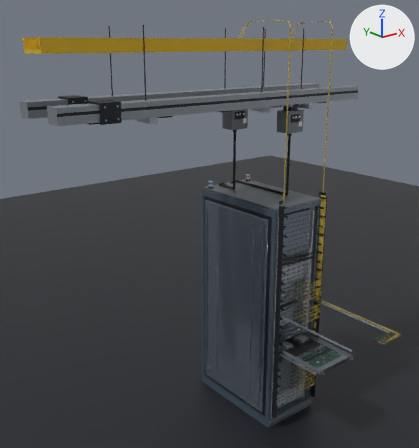
Renders of the glTF model public/models/compute-rack-gb200.glb from each side of a commit.
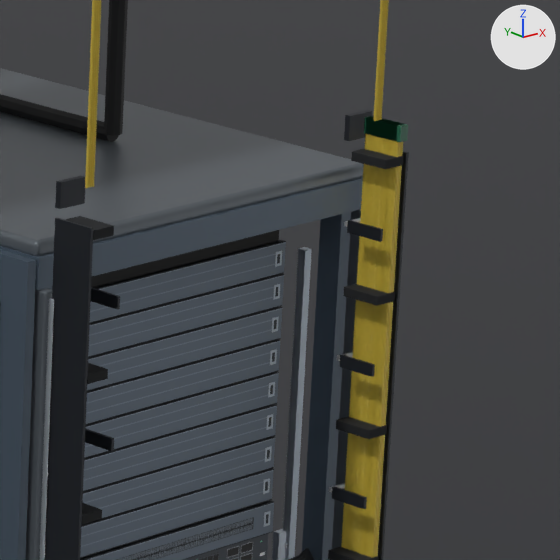
The first picture shows the older version from a 50 mm lens placed at (-3.86, -4.03, 3.68), pointed at (-0.82, -0.22, 2.16). The close-ups show the older and then the newer version on the part from 65% to 83% of the width and 39% to 56% of the height of that picture. Only the edits that show in the close-ups are written down. Every picture has the same lights, and +X, +Y and +Z are marked at upper right. Where no turn or scale is listed for an object, it has been applied to the vertices.

The first close-up shows 'Blender hardware Cable manager steel', 'Blender hardware Fine graphite anodizing.004', 'Blender hardware Hook-and-loop cable strap', 'Blender hardware Machined precision edge.004', 'Blender hardware Optical patch cable jacket', 'Blender hardware Physical 0.009', 'Blender hardware Physical 13.008', 'Blender hardware Physical 28.004', 'Blender hardware Physical 5.001', 'Blender hardware Physical 5.024', 'Blender hardware Physical 7.019', 'Blender hardware Rack feed cable' and 4 more.
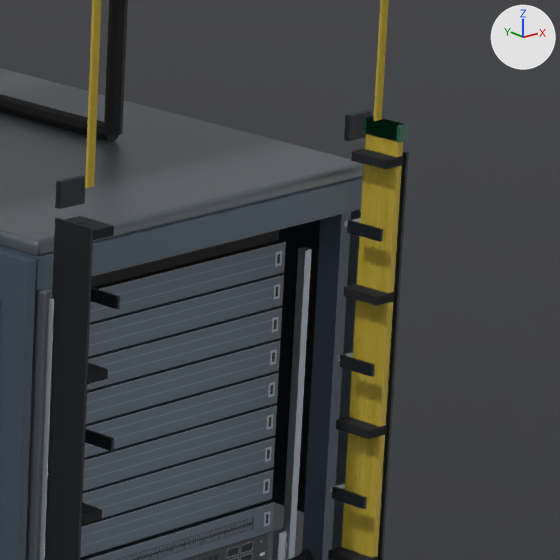
Pixel boxes [x1, y1, x2, y2] of what changed, in the close-ups (560 x 560 px):
'Blender hardware Hero deep service recess', added (mostly hidden): after [0, 220, 320, 512]

The change, as a list of edits to the scene's bpy script:
```text
Add me_blender_hardware_hero_deep_service_recess:
    me_blender_hardware_hero_deep_service_recess.from_pydata(...)  # 112 vertices, 216 faces; spans x -0.01..0.64, y -0.49..0.49, z -1.04..1.09
    me_blender_hardware_hero_deep_service_recess.materials.append(mat_hero_deep_service_recess_004)  # black #18222a
Add ob_blender_hardware_hero_deep_service_recess:
    ob_blender_hardware_hero_deep_service_recess = bpy.data.objects.new('Blender hardware Hero deep service recess', me_blender_hardware_hero_deep_service_recess)
    ob_blender_hardware_hero_deep_service_recess.location = (-0.315, 0.0, 1.15)
```
